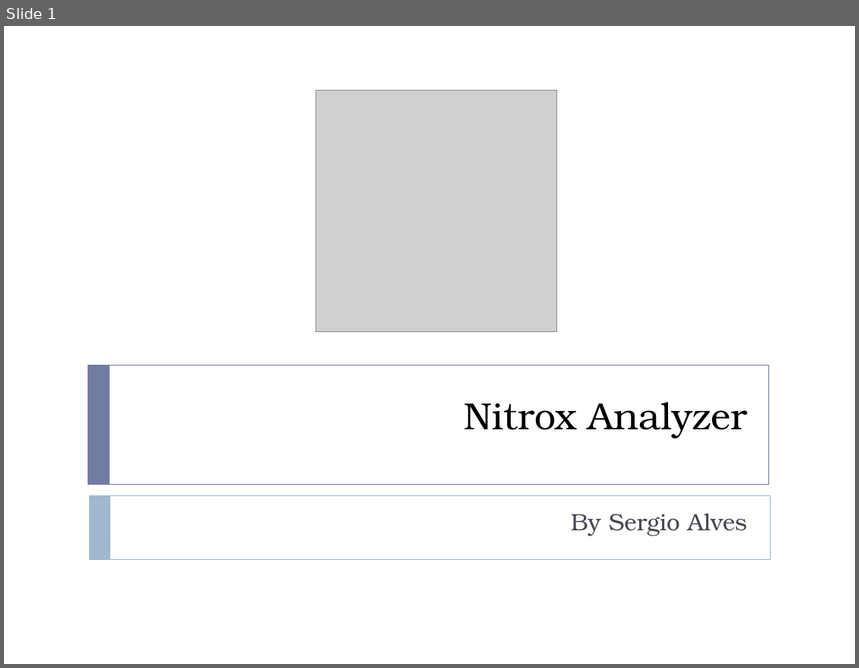
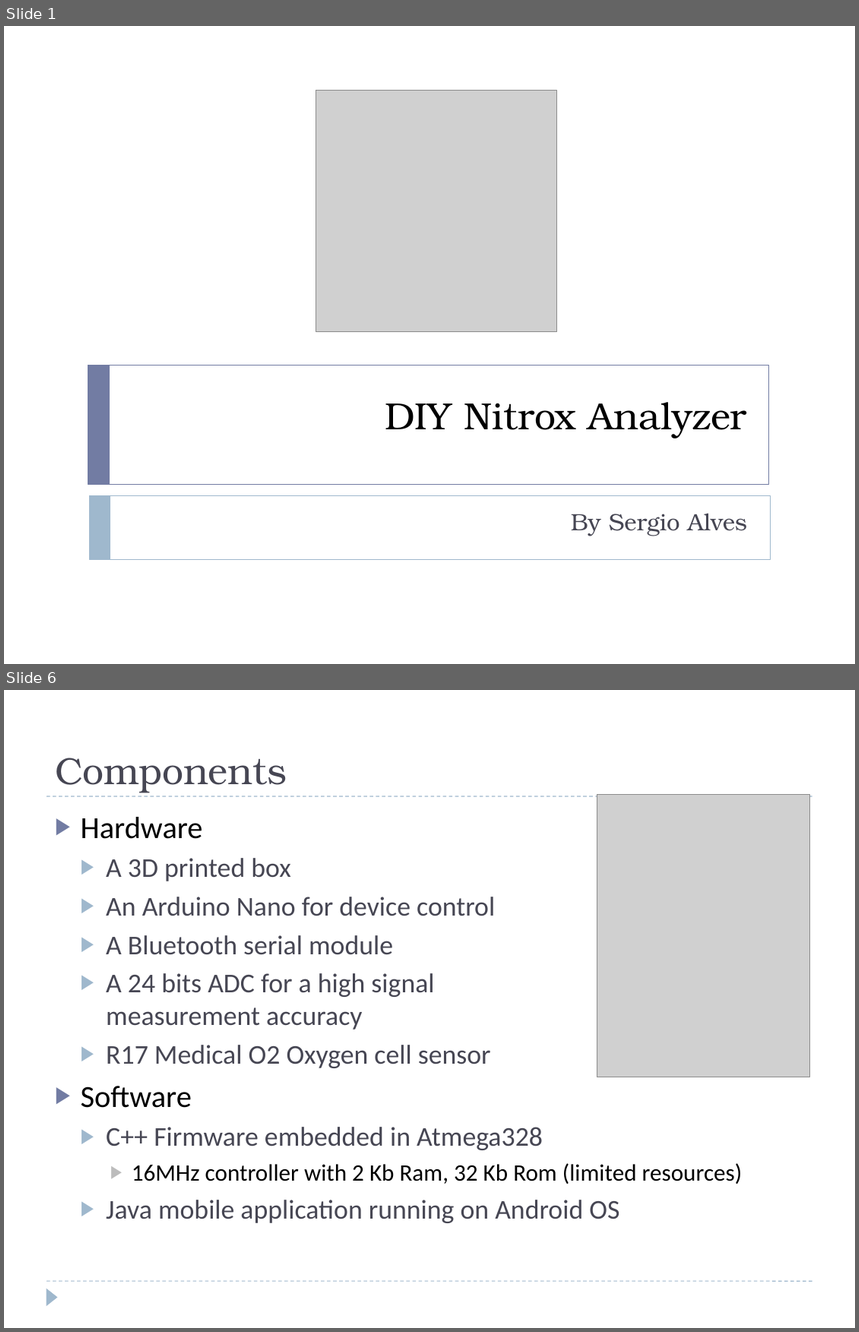
Before and after one commit to sergio-alves/NitroxAnalyzer, a slide deck: docs/nitrox-analyzer.pptx. Shown one above the other, each under a label of ours: slide 1 before the commit, slides 1 and 6 after it; the slides between them are not shown. The pictures are 859x668 and 859x1332 pixels, drawn with LibreOffice and Linux fonts; fonts in the diff are those of the drawing; grey boxes stand for pictures. Boxes give left, top, right and bottom in pixels: in the first picture for what was removed or moved away, otherwise in the second. Text is boxed around its words. In the diff, an @@ line names an element or a change of style, - is before the commit and + after.

```diff
--- a/docs/nitrox-analyzer.pptx
+++ b/docs/nitrox-analyzer.pptx
@@ slide 6 added at box(4, 690, 855, 1328), background #FFFFFF @@
@@ title added at box(55, 758, 287, 793), 32 pt, text #464653 @@
+Components
@@ line added from (47, 796) to (813, 796), #9FB8CD 0.75 pt dashed @@
@@ picture added at box(598, 795, 810, 1078) @@
@@ text added at box(81, 817, 743, 1224), 23 pt, text #464653 @@
+▶ Hardware
+  ▶ A 3D printed box
+  ▶ An Arduino Nano for device control
+  ▶ A Bluetooth serial module
+  ▶ A 24 bits ADC for a high signal
+    measurement accuracy
+  ▶ R17 Medical O2 Oxygen cell sensor
+▶ Software
+  ▶ C++ Firmware embedded in Atmega328
+    ▶ 16MHz controller with 2 Kb Ram, 32 Kb Rom (limited resources)
+  ▶ Java mobile application running on Android OS
@@ line added from (47, 1281) to (813, 1281), #9FB8CD 0.75 pt dashed @@
@@ triangle added at box(47, 1288, 58, 1306), fill #9FB8CD @@
@@ slide 1 changed as well @@
@@ title at box(385, 402, 747, 439): text changed @@
-Nitrox Analyzer
+DIY Nitrox Analyzer
```
Also in this commit, not shown: 9 other slides added, 2 slides removed, 1 other file.
